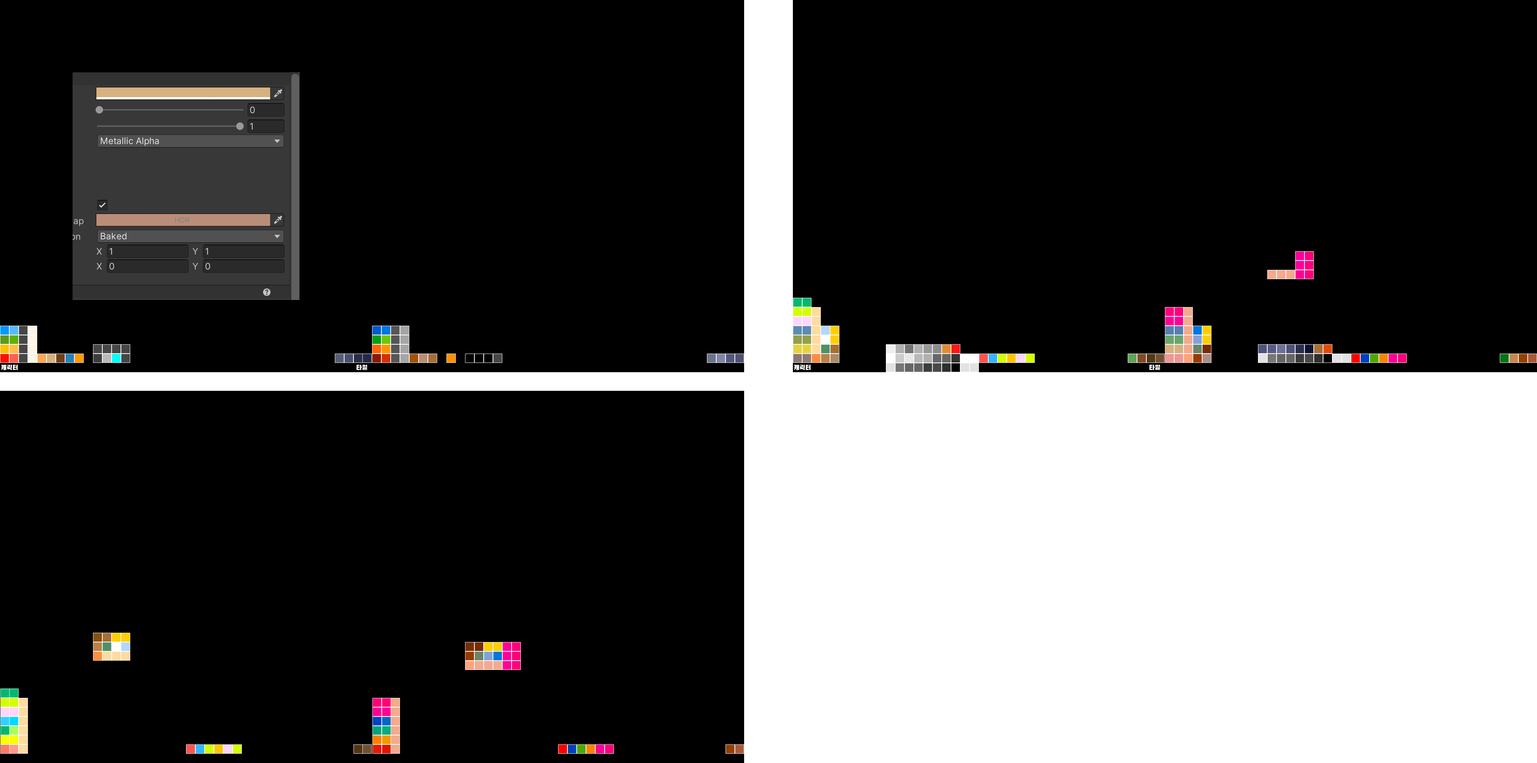
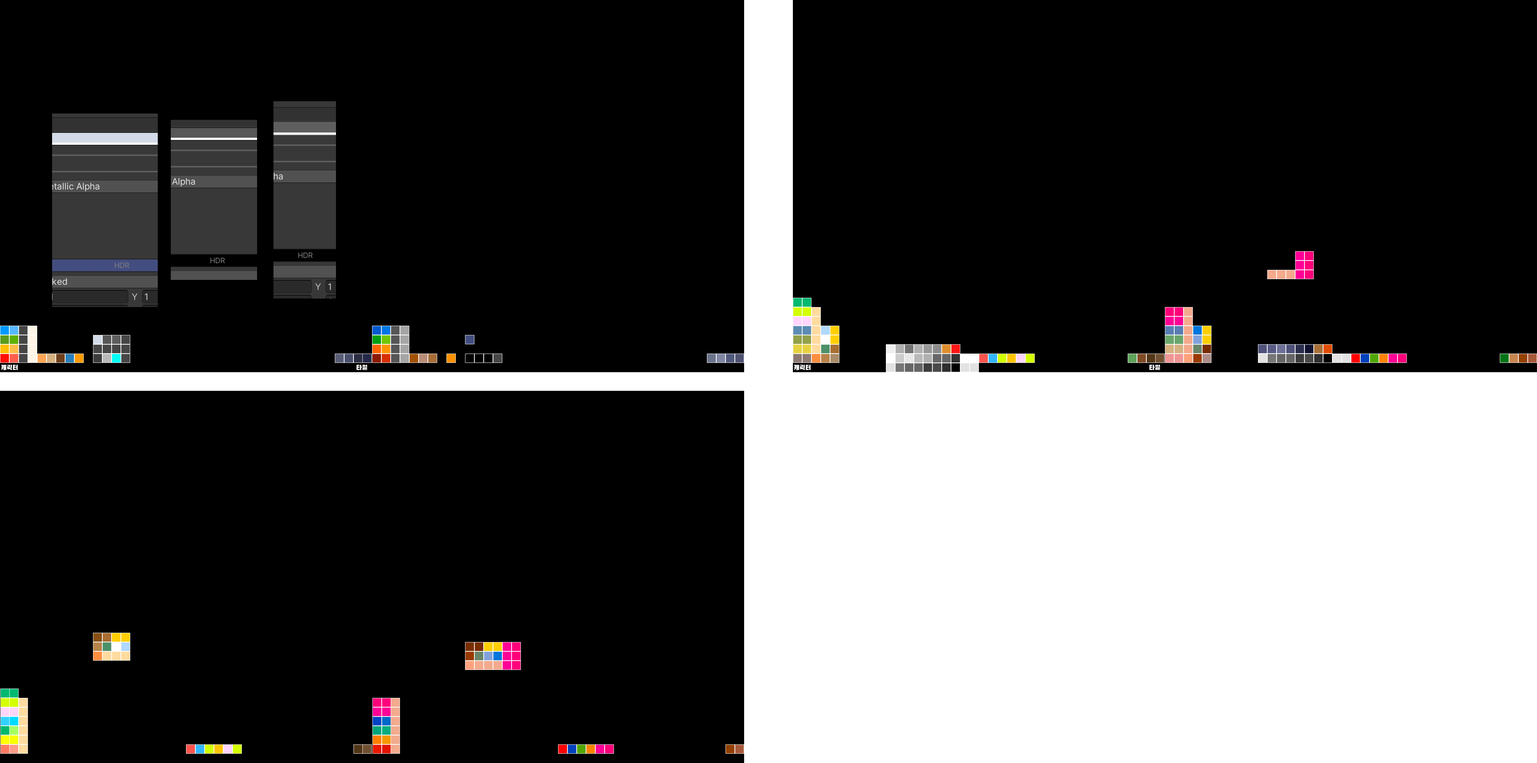
Comparing the layer stacks of the two 1537 x 763 images. Changes:
"Block-EM" (2nd of 3): blend normal → vivid light over [465,334,475,345]
added layer "사각형 1 copy 22" (1st of 5, in "Block-EM") in group "Block-EM" over [465,334,475,345]
added layer "Layer 3" in group "Block-BM" over [273,101,336,299]
added layer "Layer 2" in group "Block-BM" over [170,119,258,280]
moved "Layer 1" above "사각형 1 copy 22", painted on it over [52,72,300,307]
added layer "사각형 1 copy 22" (2nd of 5, in "Block-BM") in group "Block-BM" over [120,334,131,345]
added layer "사각형 1 copy 22" (3rd of 5, in "Block-BM") in group "Block-BM" over [111,334,121,345]
added layer "사각형 1 copy 22" (4th of 5, in "Block-BM") in group "Block-BM" over [102,334,112,345]
added layer "사각형 1 copy 22" (5th of 5, in "Block-BM") in group "Block-BM" over [93,334,103,345]
